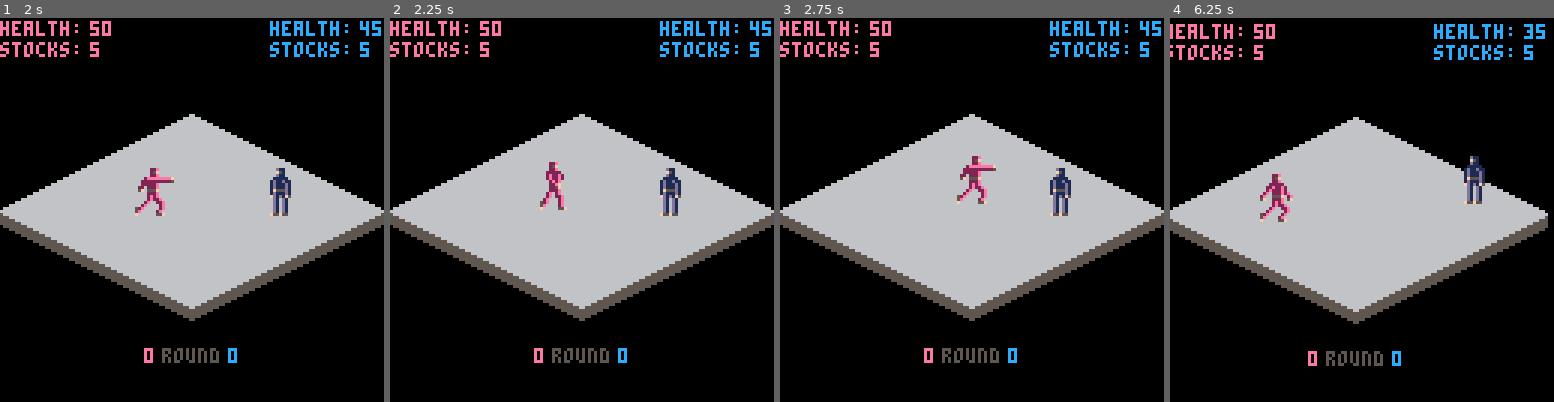
Above: before the commit, frames 1-4 (left to right).
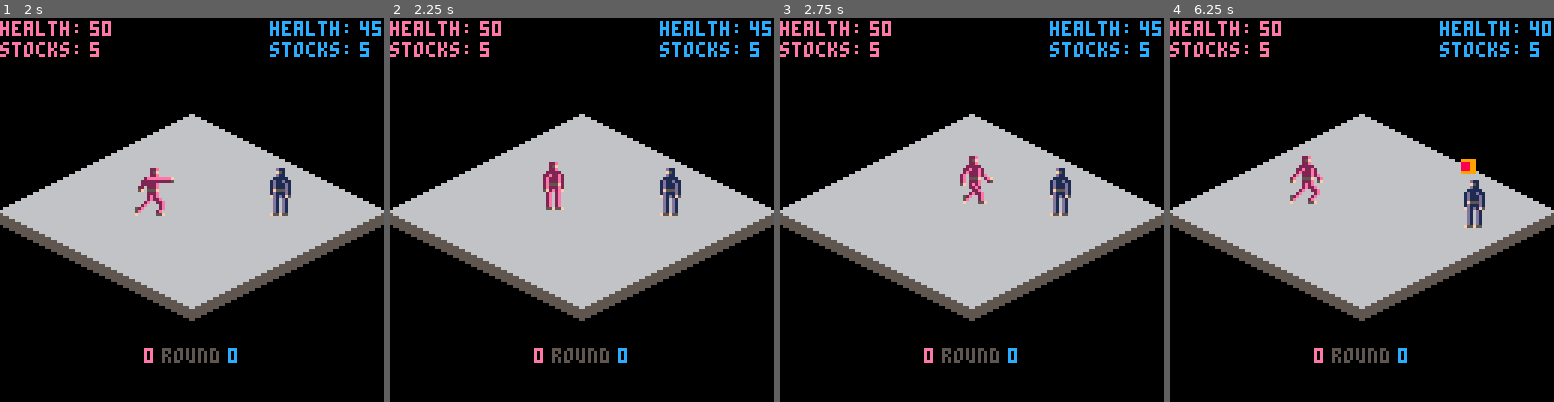
Above: after the commit, the same moments.

Repository: Trifectuh/Fantasy-Console-Projects
Game: PICO-8 cartridge isofight.p8
The game is run twice, just before and just after one commit, with the same random seed, the same clock (stepped at 60 frames per second) and the same inputs.
Inputs:
- Up to frame 1 (2 s): tap X (X key) at 0.33, 1.07, 1.85 s; tap O (Z key) at 0.7, 1.7 s; hold Right from 1.6 s (still down)
- Up to frame 2 (2.25 s): release Right at 2.1 s; tap O (Z key) at 2.1 s; hold Up from 2.15 s (still down)
- Up to frame 3 (2.75 s): release Up at 2.42 s; hold Right from 2.47 s (still down); tap O (Z key) at 2.5 s
- Up to frame 4 (6.25 s): tap O (Z key) every 0.4 s from 2.9 to 6.1 s; tap X (X key) at 2.97, 4.08, 5.2 s; release Right at 3.03 s; hold Left 3.08-3.58 s; hold Down 3.63-3.97 s; hold Right 4.02-4.68 s; hold Up 4.73-5.03 s; hold Left 5.08-5.68 s; hold Down 5.73-6.03 s; hold Right from 6.08 s (still down)

Frame 1 is identical in both runs. In frame 2, 0.3% of the frame differs, in the area x 39-47%, y 40-50%; in frame 3, 0.4%; in frame 4, 6.9%, in the area x 0-100%, y 0-91%.

Commit message:
small refactor

Diff:
--- a/isofight.p8
+++ b/isofight.p8
@@ -198,9 +198,9 @@
   for c in all(p) do
    c.dx=0 c.dy=0
    readdir(c)
+   attacks(c)
    move(c)
    fall(c)
-   attacks(c)
    face()
    fireballdmg()
   end
@@ -411,11 +411,11 @@
  mapdone=true
 end
 
-function getopid(char)
- if char.id==1 then
+function getopid(c)
+ if c.id==1 then
   return p[2]
  end
- if char.id==2 then
+ if c.id==2 then
   return p[1]
  end
 end
@@ -437,91 +437,70 @@
  end
 end
 
-function move(char)
- local ctrl=char.id-1
- local op=getopid(char)
- --do movement stuff
- if char.status.knockback>0 then
-  applyknockback(char)
- elseif char.halt==false then
-  checkcollision(char)
-	 --check for btn then move
-	 char.walk=false
-	 if btn(0, ctrl) and coll==false then
-   char.dx=-0.5
-   char.xdir=-1
-   char.walk=true
-  end
-  if btn(1, ctrl) and colr==false then
- 	 char.dx=0.5
-   char.xdir=1
-   char.walk=true
-  end
-  if btn(2, ctrl) then
-   char.ydir=-1
-   if cu==true then
-    if char.y>=op.y+6 or op.y>=char.y+5 then
-     char.dy=-0.25
-     char.walk=true
-    end
-   else
-    char.dy=-0.25
-    char.walk=true
-   end
-  end
-  if btn(3, ctrl) then
-   char.ydir=1
- 	 if cu==true then
-    if char.y<=op.y-6 or op.y<=char.y-5 then
-     char.dy = 0.25
-     char.walk=true
-    end
-   else
-    char.dy = 0.25
-    char.walk=true
-   end
-  end
-  if char.walk then
- 	 walkanim(char)
-  end
-
-  char.x+=char.dx
-  char.y+=char.dy
- end
-end
-
-function checkcollision(char)
- local op=getopid(char)
- if char.y<=op.y-5 or char.y>=op.y+5 then
-  coly=false
- else
-  coly=true
- end
- if char.x-op.x<=9 and op.x-char.x<=0 then
-  cl=true
- else
-  cl=false
- end
- if char.x-op.x>=-9 and op.x-char.x>=0 then
-  cr=true
- else
-  cr=false
- end
- if char.x-op.x>8 or char.x-op.x<-8 then
-  cu=false
- else
-  cu=true
- end
- if coly and cl then
-  coll=true
- else
-  coll=false
- end
- if coly and cr then
-  colr=true
- else
-  colr = false
- end
+function walk(c,d)
+ local op=getopid(c)
+ local x=getcollisions(c)
+ if d==0 and x.coll==false then
+  c.dx=-0.5 c.xdir=-1 c.walk=true end
+ if d==1 and x.colr==false then
+  c.dx=0.5 c.xdir=1 c.walk=true end
+ if d==2 then
+  c.ydir=-1
+  if x.cu==true then
+   if c.y>=op.y+6 or op.y>=c.y+5 then
+    c.dy=-0.25 c.walk=true end
+  else c.dy=-0.25 c.walk=true end
+ end
+ if d==3 then
+  c.ydir=1
+  if x.cu==true then
+   if c.y<=op.y-6 or op.y<=c.y-5 then
+    c.dy=0.25 c.walk=true end
+  else c.dy=0.25 c.walk=true end
+ end
+end
+
+function move(c)
+ local ctrl=c.id-1
+ local op=getopid(c)
+ if c.status.knockback>0 then
+  applyknockback(c)
+ elseif c.halt==false then
+	 c.walk=false
+	 if btn(0, ctrl) then walk(c,0) end
+  if btn(1, ctrl) then walk(c,1) end
+  if btn(2, ctrl) then walk(c,2) end
+  if btn(3, ctrl) then walk(c,3) end
+  if c.walk then
+ 	 walkanim(c)
+  end
+  c.x+=c.dx
+  c.y+=c.dy
+ end
+end
+
+function getcollisions(c)
+ local op=getopid(c)
+ local collisions={}
+ if c.y<=op.y-5 or c.y>=op.y+5 then
+  collisions.coly=false
+ else collisions.coly=true end
+ if c.x-op.x<=9 and op.x-c.x<=0 then
+  collisions.cl=true
+ else collisions.cl=false end
+ if c.x-op.x>=-9 and op.x-c.x>=0 then
+  collisions.cr=true
+ else collisions.cr=false end
+ if c.x-op.x>8 or c.x-op.x<-8 then
+  collisions.cu=false
+ else collisions.cu=true end
+ if collisions.coly and collisions.cl then
+  collisions.coll=true
+ else collisions.coll=false end
+ if collisions.coly and collisions.cr then
+  collisions.colr=true
+ else collisions.colr = false end
+ return collisions
 end
 
 function applyknockback(char)
@@ -588,7 +567,7 @@
  local op=getopid(c)
  local ctrl=c.id-1
  local opctrl=op.id-1
- checkcollision(c)
+ local x=getcollisions(c)
 	--check for btn then atk1
 	if btn(4, ctrl) and c.framecounter<=0
   and c.activemove==0 then
@@ -657,7 +636,7 @@
  m=c.moves.atk2
  local op=getopid(c)
  local ctrl=c.id-1
- opctrl=op.id-1
+ local opctrl=op.id-1
  --check for btn then atk1
  if btn(5, ctrl) and c.framecounter<=0
   and c.activemove==0 then
